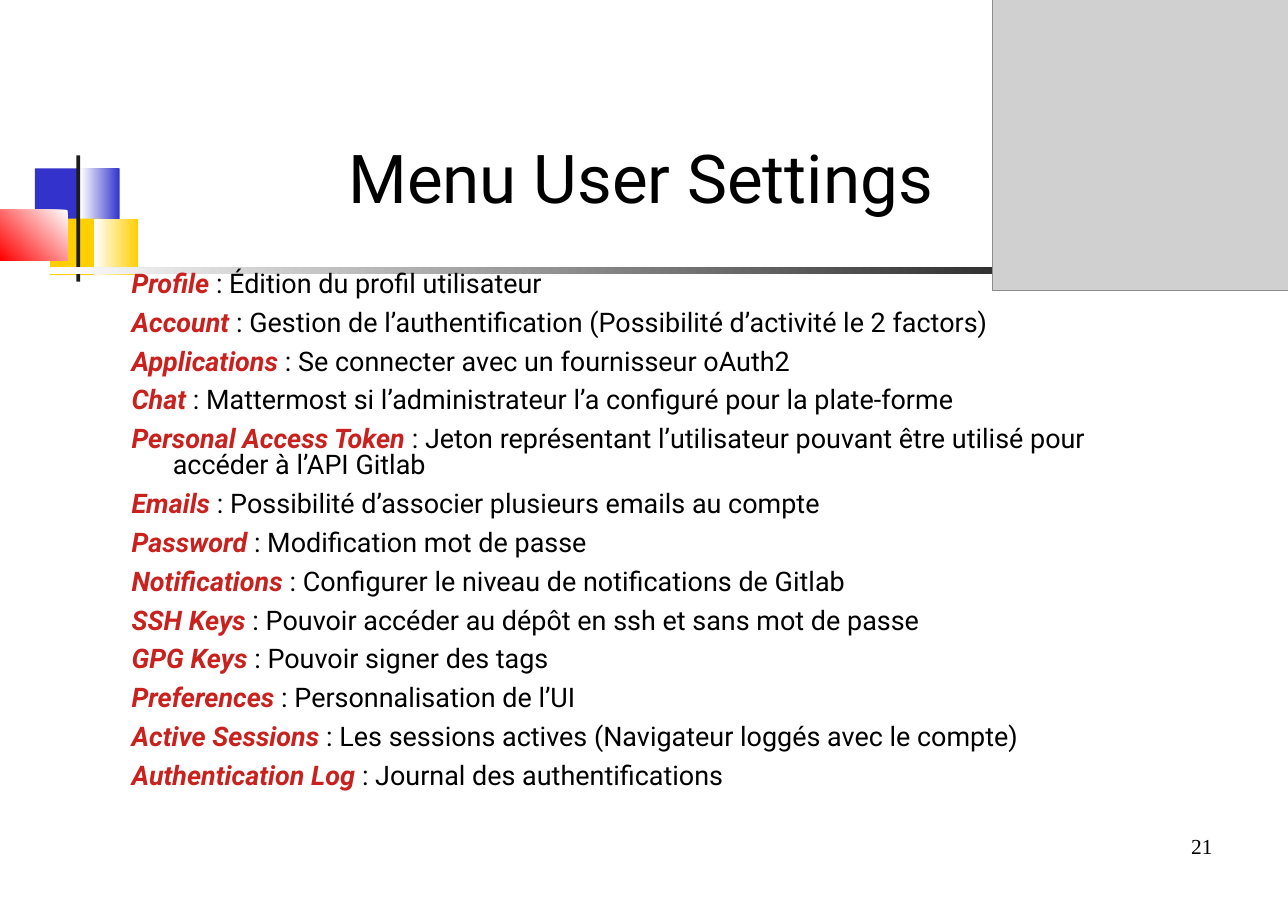
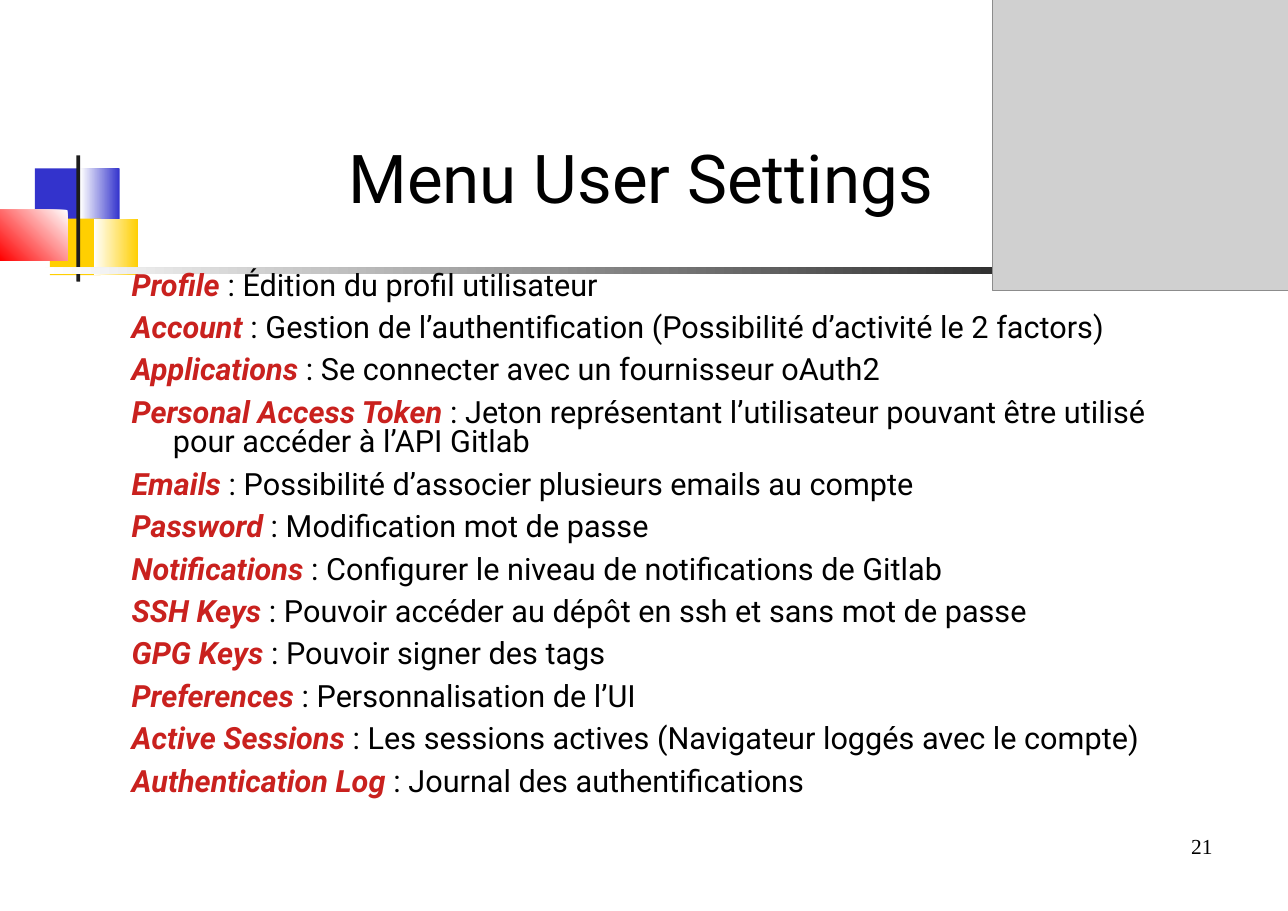
Before and after one commit to dthibau/gitlab, a slide deck: slide 21 of Gitlab.odp. Drawn at 1288x911 pixels with LibreOffice and Linux fonts; fonts in the diff are those of the drawing; grey boxes stand for pictures. Boxes give left, top, right and bottom in pixels: in the first picture for what was removed or moved away, otherwise in the second. Text is boxed around its words. In the diff, an @@ line names an element or a change of style, - is before the commit and + after.

```diff
--- a/Gitlab.odp
+++ b/Gitlab.odp
@@ text "Profile : Édition du profil ..." at (132, 268, 1145, 799): size 17.6 to 20 pt @@
@@ text at (132, 388, 953, 415): paragraph removed @@
-Chat : Mattermost si l’administrateur l’a configuré pour la plate-forme
```
Also in this commit, not shown: 22 other slides changed, 2 slides added, 65 slides removed, 1 other file.
